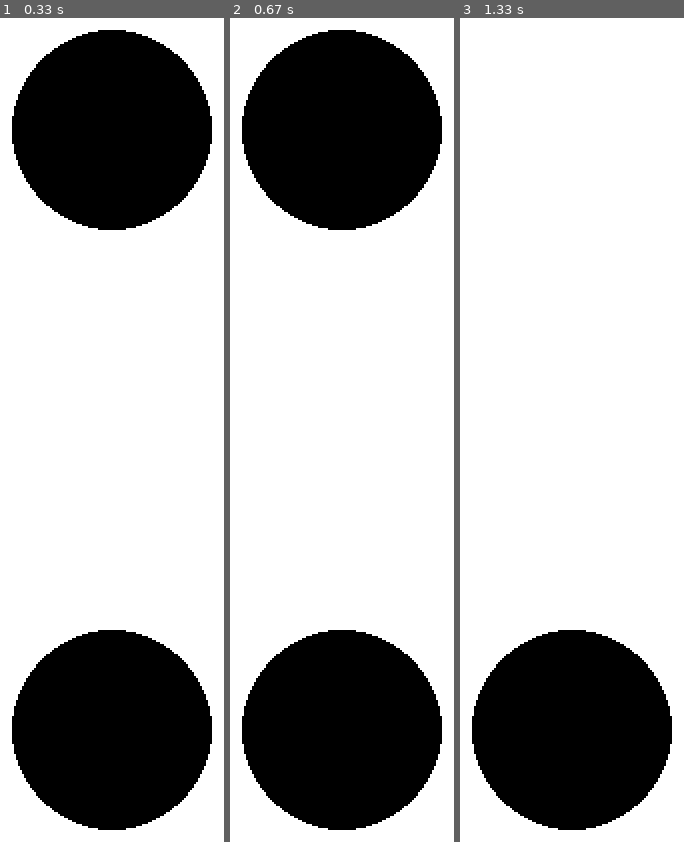
Above: before the commit, frames 1-3 (left to right).
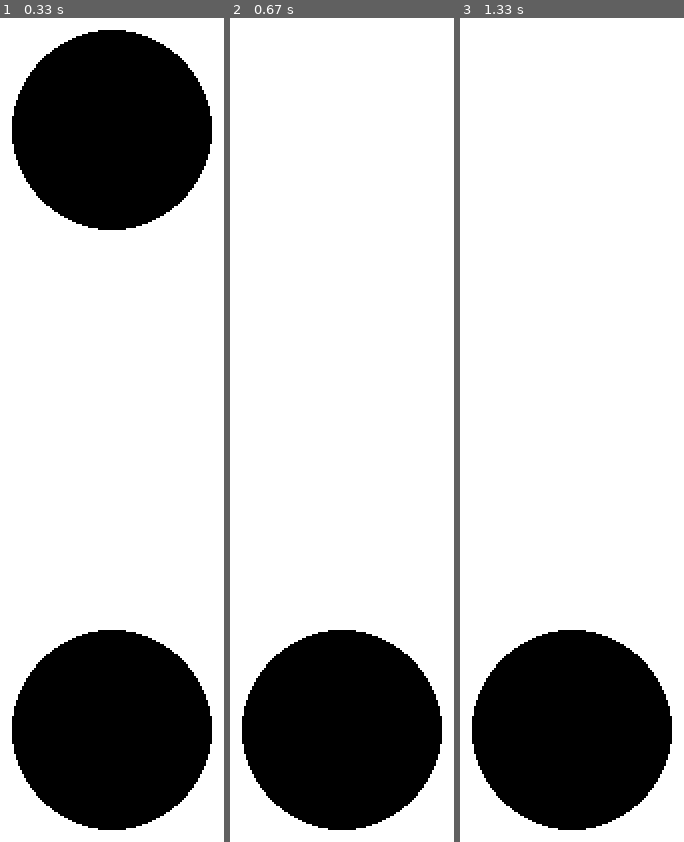
Above: after the commit, the same moments.

Repository: HiDoYa/gravity-simulation
Game: pygame game, started from simulation/main.py
Same seed, same stepped clock (60 frames per second), same inputs: the game is played once before the commit and once after it.
Inputs:
- Up to frame 1 (0.33 s): no input
- Up to frame 2 (0.67 s): hold D from 0.33 s (still down)
- Up to frame 3 (1.33 s): release D at 0.8 s; hold W 0.83-1.13 s

Frame 1 is identical in both runs. In frame 2, 17% of the frame differs, in the area x 5-95%, y 1-26%; in frame 3, nothing differs.

Commit message:
Created second-program

Diff:
--- a/first-program/test.py
+++ b/first-program/test.py
@@ -13,7 +13,7 @@
     print(x)
     x = x + 1
 
-#for loop and sequence object
+#for loop and sequence
 listOfSomething = ["something", "something else", "this is really something", "lorem ipsum dolor"]
 for x in listOfSomething:
     print(x)
--- /dev/null
+++ b/second-program/test.py
@@ -0,0 +1,31 @@
+# OOP
+class Particle:
+	def __init__ (self, mass, posX, posY):
+		self.mass = mass
+		self.posX = posX
+		self.posY = posY
+
+	def getMass(self):
+		print(self.mass)
+
+instanceOne = Particle(15, 200, 200)
+instanceTwo = Particle(25, 200, 200)
+instanceOne.getMass()
+instanceTwo.getMass()
+
+# Sequence Pt 2
+animals = ["Dog", "cat", "Wayne Lui"]
+print(animals[0])
+
+# Dictionary
+dict = {'Name': 'KEN GUAN', 'Age': 12}
+print(dict['Name'])
+
+# String manip
+thisIsString = "STRINGG"
+print(thisIsString[0])
+print(thisIsString[2:4])
+
+# Tuples
+someTuple = ("ABC", 123, 456)
+print(someTuple[2])
--- a/simulation/main.py
+++ b/simulation/main.py
@@ -40,17 +40,8 @@
 	velX += accX
 	velY += accY
 
-	if posX + velX > 500:
-		posX -= velX
-
-	if posX + velX < 0:
-		posX -= velX
-
-	if posY + velY > 500:
-		posY -= velY
-
-	if posY + velY < 0:
-		posY -= velY
+	posX += velX;
+	posY += velY;
 
 	# Fill screen
 	screen.fill(WHITE)
